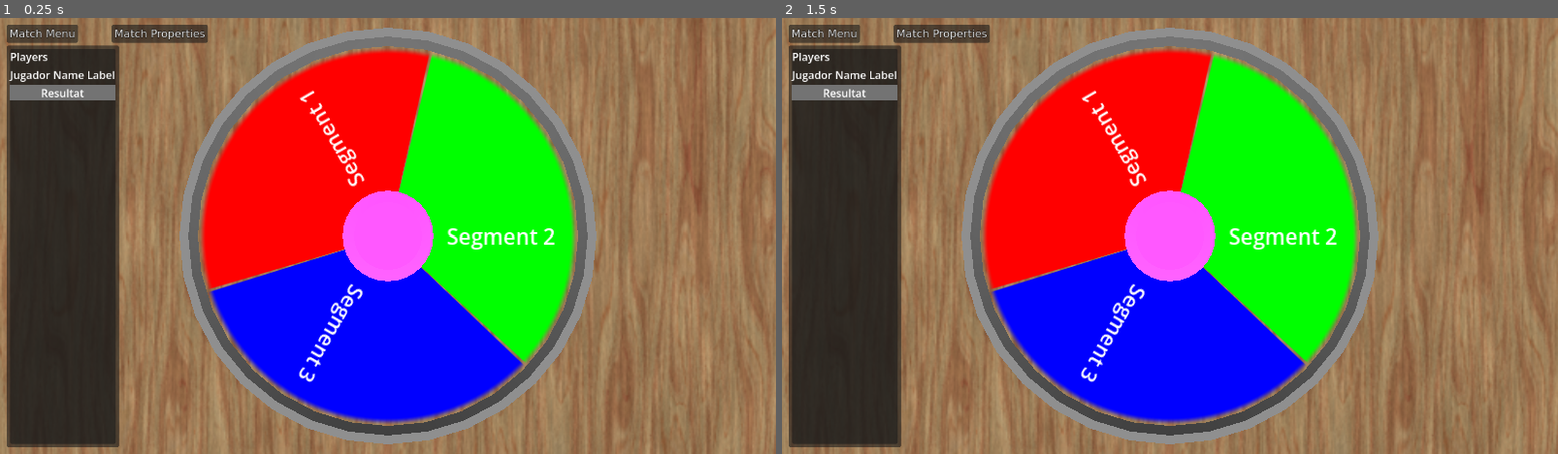
Above: before the commit, frames 1-2 (left to right).
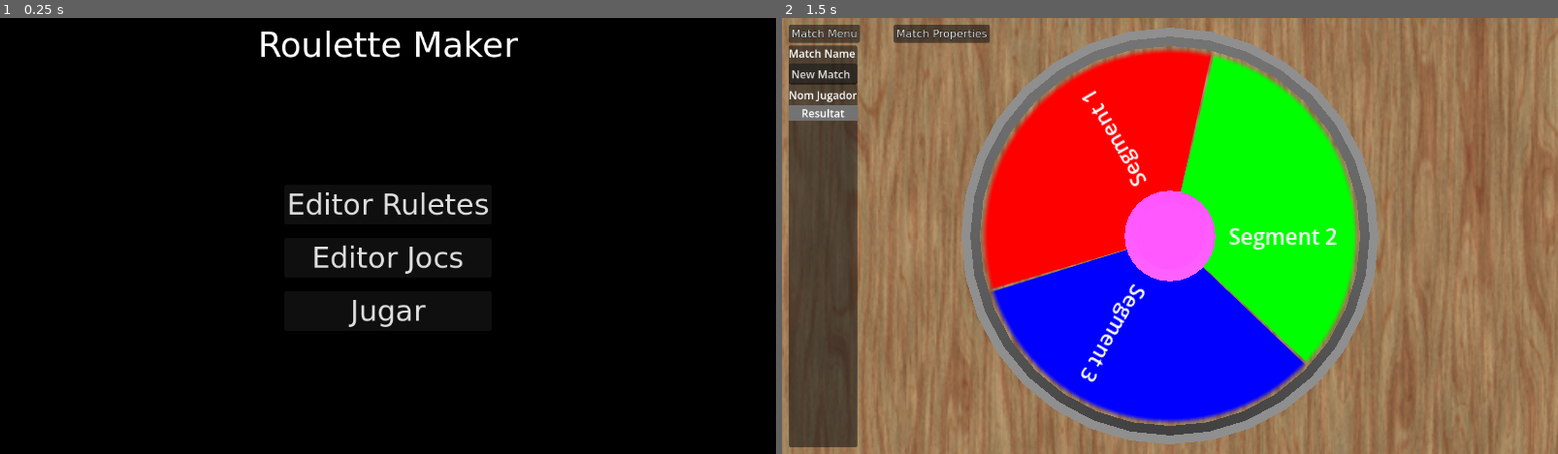
Above: after the commit, the same moments.

Repository: Zamme/vgs-custom-roulette
Game: Godot game, scene res://src/game_manager.tscn
Same seed, same stepped clock (60 frames per second), same inputs: the game is played once before the commit and once after it.
Inputs (mouse positions are in pixels of both pictures, inside the frame that each line leads up to):
- Up to frame 1 (0.25 s): no input
- Up to frame 2 (1.5 s): click (1170, 310) at 0.5 s, where only the run after the commit has a clickable "Jugar"; tap Enter at 1.25 s

The runs differ from the first frame. In frame 1, 100% of the frame differs, in the area x 0-100%, y 0-100%; in frame 2, 12%.
Error before the commit: Invalid access to property or key 'match_info' on a base object of type 'Nil'. (res://src/scripts/match_control.gd:17)

Commit message:
editors finished

Diff:
--- a/src/game_manager.tscn
+++ b/src/game_manager.tscn
@@ -5,7 +5,6 @@
 
 [node name="GameManager" type="Node" unique_id=1773128760]
 script = ExtResource("1_x17l7")
-current_init_type = 4
 
 [node name="SaveLoadManager" type="Node" parent="." unique_id=1601281165]
 script = ExtResource("2_2138g")
--- a/src/match_scene.tscn
+++ b/src/match_scene.tscn
@@ -92,10 +92,23 @@
 size_flags_horizontal = 0
 size_flags_vertical = 3
 
-[node name="PlayersMainVBoxContainer" type="VBoxContainer" parent="MatchControl/PanelContainer/MarginContainer/VBoxContainer/PanelContainer" unique_id=1786724268]
-layout_mode = 2
-
-[node name="MarginContainer" type="MarginContainer" parent="MatchControl/PanelContainer/MarginContainer/VBoxContainer/PanelContainer/PlayersMainVBoxContainer" unique_id=1526034746]
+[node name="VBoxContainer" type="VBoxContainer" parent="MatchControl/PanelContainer/MarginContainer/VBoxContainer/PanelContainer" unique_id=288010673]
+layout_mode = 2
+
+[node name="VBoxContainer" type="VBoxContainer" parent="MatchControl/PanelContainer/MarginContainer/VBoxContainer/PanelContainer/VBoxContainer" unique_id=199480221]
+layout_mode = 2
+
+[node name="Label" type="Label" parent="MatchControl/PanelContainer/MarginContainer/VBoxContainer/PanelContainer/VBoxContainer/VBoxContainer" unique_id=1389581213]
+layout_mode = 2
+text = "Match Name"
+
+[node name="MatchNameLineEdit" type="LineEdit" parent="MatchControl/PanelContainer/MarginContainer/VBoxContainer/PanelContainer/VBoxContainer/VBoxContainer" unique_id=98406326]
+layout_mode = 2
+
+[node name="PlayersMainVBoxContainer" type="VBoxContainer" parent="MatchControl/PanelContainer/MarginContainer/VBoxContainer/PanelContainer/VBoxContainer" unique_id=1786724268]
+layout_mode = 2
+
+[node name="MarginContainer" type="MarginContainer" parent="MatchControl/PanelContainer/MarginContainer/VBoxContainer/PanelContainer/VBoxContainer/PlayersMainVBoxContainer" unique_id=1526034746]
 layout_mode = 2
 size_flags_vertical = 3
 theme_override_constants/margin_left = 5
@@ -103,20 +116,20 @@
 theme_override_constants/margin_right = 5
 theme_override_constants/margin_bottom = 5
 
-[node name="PanelContainer" type="PanelContainer" parent="MatchControl/PanelContainer/MarginContainer/VBoxContainer/PanelContainer/PlayersMainVBoxContainer/MarginContainer" unique_id=508049875]
-layout_mode = 2
-
-[node name="VBoxContainer" type="VBoxContainer" parent="MatchControl/PanelContainer/MarginContainer/VBoxContainer/PanelContainer/PlayersMainVBoxContainer/MarginContainer/PanelContainer" unique_id=640674022]
-layout_mode = 2
-
-[node name="Label" type="Label" parent="MatchControl/PanelContainer/MarginContainer/VBoxContainer/PanelContainer/PlayersMainVBoxContainer/MarginContainer/PanelContainer/VBoxContainer" unique_id=1830166210]
+[node name="PanelContainer" type="PanelContainer" parent="MatchControl/PanelContainer/MarginContainer/VBoxContainer/PanelContainer/VBoxContainer/PlayersMainVBoxContainer/MarginContainer" unique_id=508049875]
+layout_mode = 2
+
+[node name="VBoxContainer" type="VBoxContainer" parent="MatchControl/PanelContainer/MarginContainer/VBoxContainer/PanelContainer/VBoxContainer/PlayersMainVBoxContainer/MarginContainer/PanelContainer" unique_id=640674022]
+layout_mode = 2
+
+[node name="Label" type="Label" parent="MatchControl/PanelContainer/MarginContainer/VBoxContainer/PanelContainer/VBoxContainer/PlayersMainVBoxContainer/MarginContainer/PanelContainer/VBoxContainer" unique_id=1830166210]
 layout_mode = 2
 text = "Players"
 
-[node name="PlayersVBoxContainer" type="VBoxContainer" parent="MatchControl/PanelContainer/MarginContainer/VBoxContainer/PanelContainer/PlayersMainVBoxContainer/MarginContainer/PanelContainer/VBoxContainer" unique_id=470865026]
-layout_mode = 2
-
-[node name="MatchPlayerVBoxContainer" parent="MatchControl/PanelContainer/MarginContainer/VBoxContainer/PanelContainer/PlayersMainVBoxContainer/MarginContainer/PanelContainer/VBoxContainer/PlayersVBoxContainer" unique_id=1736111174 instance=ExtResource("3_s4p1r")]
+[node name="PlayersVBoxContainer" type="VBoxContainer" parent="MatchControl/PanelContainer/MarginContainer/VBoxContainer/PanelContainer/VBoxContainer/PlayersMainVBoxContainer/MarginContainer/PanelContainer/VBoxContainer" unique_id=470865026]
+layout_mode = 2
+
+[node name="MatchPlayerVBoxContainer" parent="MatchControl/PanelContainer/MarginContainer/VBoxContainer/PanelContainer/VBoxContainer/PlayersMainVBoxContainer/MarginContainer/PanelContainer/VBoxContainer/PlayersVBoxContainer" unique_id=1736111174 instance=ExtResource("3_s4p1r")]
 layout_mode = 2
 
 [node name="LoadMatchFileDialog" type="FileDialog" parent="MatchControl" unique_id=725353982]
@@ -128,6 +141,35 @@
 hidden_files_toggle_enabled = false
 folder_creation_enabled = false
 overwrite_warning_enabled = false
+deleting_enabled = false
+
+[node name="LoadGameFileDialog" type="FileDialog" parent="MatchControl" unique_id=1436463160]
+title = "Open a File"
+initial_position = 1
+dialog_hide_on_ok = true
+file_mode = 0
+access = 1
+hidden_files_toggle_enabled = false
+folder_creation_enabled = false
+overwrite_warning_enabled = false
+deleting_enabled = false
+
+[node name="LoadRouletteFileDialog" type="FileDialog" parent="MatchControl" unique_id=800549289]
+title = "Open a File"
+initial_position = 1
+dialog_hide_on_ok = true
+file_mode = 0
+access = 1
+hidden_files_toggle_enabled = false
+folder_creation_enabled = false
+overwrite_warning_enabled = false
+deleting_enabled = false
+
+[node name="SaveMatchFileDialog" type="FileDialog" parent="MatchControl" unique_id=1479406040]
+initial_position = 1
+dialog_hide_on_ok = true
+access = 1
+hidden_files_toggle_enabled = false
 deleting_enabled = false
 
 [node name="Taula" type="MeshInstance3D" parent="." unique_id=952713069]
@@ -159,3 +201,9 @@
 shape = SubResource("CylinderShape3D_3ntpd")
 
 [connection signal="index_pressed" from="MatchControl/PanelContainer/MarginContainer/VBoxContainer/MatchMenu/MatchPopupMenu" to="." method="_on_match_menu_index_pressed"]
+[connection signal="index_pressed" from="MatchControl/PanelContainer/MarginContainer/VBoxContainer/MatchMenu/MatchPropertiesPopupMenu" to="." method="_on_match_properties_popup_menu_index_pressed"]
+[connection signal="editing_toggled" from="MatchControl/PanelContainer/MarginContainer/VBoxContainer/PanelContainer/VBoxContainer/VBoxContainer/MatchNameLineEdit" to="MatchControl" method="_on_match_name_line_edit_editing_toggled"]
+[connection signal="file_selected" from="MatchControl/LoadMatchFileDialog" to="." method="_on_load_match_file_dialog_file_selected"]
+[connection signal="file_selected" from="MatchControl/LoadGameFileDialog" to="." method="_on_load_game_file_dialog_file_selected"]
+[connection signal="file_selected" from="MatchControl/LoadRouletteFileDialog" to="." method="_on_load_roulette_file_dialog_file_selected"]
+[connection signal="file_selected" from="MatchControl/SaveMatchFileDialog" to="." method="_on_save_match_file_dialog_file_selected"]
--- a/src/scripts/match_info.gd
+++ b/src/scripts/classes/match_info.gd
@@ -1,5 +1,7 @@
 class_name MatchInfo
 
+
+var match_name : String
 
 var roulette_info_default: RouletteInfo = RouletteInfo.new("New Roulette", "This is a new roulette",
 	[SegmentInfo.new("Segment 1", Color.RED),
@@ -14,10 +16,12 @@
 func _init() -> void:
 	pass
 
-func create_match(_roulette_info : RouletteInfo, _game_info : GameInfo) -> void:
+func create_match(_match_name : String, _roulette_info : RouletteInfo, _game_info : GameInfo) -> void:
+	match_name = _match_name
 	roulette_info = _roulette_info
 	game_info = _game_info
 
 func create_default_match() -> void:
+	match_name = "New Match"
 	roulette_info = roulette_info_default.clone()
 	game_info = game_info_default.clone()
--- a/src/scripts/match_control.gd
+++ b/src/scripts/match_control.gd
@@ -1,21 +1,34 @@
 class_name MatchControl extends Control
 
 
-@onready var players_vbox_container = $MatchControl/PanelContainer/MarginContainer/VBoxContainer/PanelContainer/PlayersMainVBoxContainer/MarginContainer/PanelContainer/VBoxContainer/PlayersVBoxContainer
+@onready var players_vbox_container = $PanelContainer/MarginContainer/VBoxContainer/PanelContainer/VBoxContainer/PlayersMainVBoxContainer
+@onready var match_name_lineedit : LineEdit = $PanelContainer/MarginContainer/VBoxContainer/PanelContainer/VBoxContainer/VBoxContainer/MatchNameLineEdit
 
 var match_player_vbox_prefab : PackedScene = preload("res://src/ui/match_player_v_box_container.tscn")
 
 
 func _ready() -> void:
 	Globals.match_control = self
+
+func clear_players_list() -> void:
+	for _child in players_vbox_container.get_children():
+		_child.queue_free()
+
+func update_all() -> void:
+	update_match_lineedit()
 	update_players_list()
 
-func update_all() -> void:
-	update_players_list()
+func update_match_lineedit():
+	match_name_lineedit.text = Globals.match_scene.match_info.match_name
 
 func update_players_list() -> void:
+	clear_players_list()
 	var _players : Array = Globals.match_scene.match_info.game_info.g_players
 	for _player in _players:
 		var _new_mpvbox : MatchPlayerVBox = match_player_vbox_prefab.instantiate()
 		players_vbox_container.add_child(_new_mpvbox)
-		#_new_mpvbox.set_player_name_label(_player.p_name)
+		_new_mpvbox.set_player_name_label(_player.p_name)
+
+func _on_match_name_line_edit_editing_toggled(toggled_on: bool) -> void:
+	if not toggled_on:
+		Globals.match_scene.match_info.match_name = match_name_lineedit.text
--- a/src/scripts/match_scene.gd
+++ b/src/scripts/match_scene.gd
@@ -2,6 +2,9 @@
 
 
 @onready var roulette_rb : MatchRoulette = $MatchRoulette
+@onready var load_roulette_popup : FileDialog = $MatchControl/LoadRouletteFileDialog
+@onready var load_game_popup : FileDialog = $MatchControl/LoadGameFileDialog
+@onready var load_match_popup : FileDialog = $MatchControl/LoadMatchFileDialog
 
 var match_info : MatchInfo = MatchInfo.new()
 
@@ -13,10 +16,26 @@
 	Globals.match_scene = self
 	new_match()
 
+func load_game(_game_name : String) -> void:
+	match_info.game_info = Globals.save_load_manager.load_game(_game_name)
+	update_match_scene()
+
+func load_match(_match_name : String) -> void:
+	match_info = Globals.save_load_manager.load_match(_match_name)
+	update_match_scene()
+
+func load_roulette(_roulette_name : String) -> void:
+	match_info.roulette_info = Globals.save_load_manager.load_roulette(_roulette_name)
+	update_match_scene()
+
 func new_match() -> void:
 	match_info = MatchInfo.new()
 	match_info.create_default_match()
 	update_match_scene()
+
+func save_match():
+	var _saved : bool = Globals.save_load_manager.save_match(match_info)
+	print("Saved: " + str(_saved))
 
 func update_labels_container() -> void:
 	var roulette_info : RouletteInfo = match_info.roulette_info
@@ -27,8 +46,12 @@
 	labels_container_instance.generar_textos_radiales(roulette_info.r_segments, roulette_info.r_radio_dev, roulette_info.r_mida_font)
 	labels_container_instance.global_position.y = 0.2
 
+func update_match_control() -> void:
+	Globals.match_control.update_all()
+
 func update_match_scene() -> void:
 	update_roulette()
+	update_match_control()
 
 func update_roulette() -> void:
 	roulette_rb.update_roulette_object(match_info.roulette_info)
@@ -39,10 +62,41 @@
 		0:
 			new_match()
 		1:
-			pass
+			Globals.save_load_manager.check_matches_dir()
+			if load_match_popup.root_subfolder == "":
+				load_match_popup.root_subfolder = Globals.save_load_manager.MATCHES_DIRNAME
+			load_match_popup.popup_centered()
 		2:
-			pass
+			save_match()
 		3:
 			pass
 		4:
 			pass
+
+func _on_match_properties_popup_menu_index_pressed(index: int) -> void:
+	match index:
+		0:
+			Globals.save_load_manager.check_roulettes_dir()
+			if load_roulette_popup.root_subfolder == "":
+				load_roulette_popup.root_subfolder = Globals.save_load_manager.ROULETTES_DIRNAME
+			load_roulette_popup.popup_centered()
+		1:
+			Globals.save_load_manager.check_games_dir()
+			if load_game_popup.root_subfolder == "":
+				load_game_popup.root_subfolder = Globals.save_load_manager.GAMES_DIRNAME
+			load_game_popup.popup_centered()
+
+func _on_load_roulette_file_dialog_file_selected(path: String) -> void:
+	var _roulette_name : String = path.get_basename().get_file()
+	load_roulette(_roulette_name)
+
+func _on_load_game_file_dialog_file_selected(path: String) -> void:
+	var _game_name : String = path.get_basename().get_file()
+	load_game(_game_name)
+
+func _on_load_match_file_dialog_file_selected(path: String) -> void:
+	var _match_name : String = path.get_basename().get_file()
+	load_match(_match_name)
+
+func _on_save_match_file_dialog_file_selected(path: String) -> void:
+	pass # Replace with function body.
--- a/src/scripts/save_load_manager.gd
+++ b/src/scripts/save_load_manager.gd
@@ -5,6 +5,9 @@
 const ROULETTES_FILES_EXT = ".rul"
 const GAMES_DIRNAME = "games"
 const GAMES_FILES_EXT = ".gam"
+const MATCHES_DIRNAME = "matches"
+const MATCHES_FILES_EXT = ".mat"
+
 
 func _ready() -> void:
 	Globals.save_load_manager = self
@@ -19,6 +22,16 @@
 		else:
 			print("Rouletes dir created succesfully.")
 
+func check_matches_dir():
+	var dir_path : String = USER_PREFIX + MATCHES_DIRNAME
+	if not DirAccess.dir_exists_absolute(dir_path):
+		print("Matches dir not found. Creating...")
+		var _error : Error = DirAccess.make_dir_absolute(dir_path)
+		if _error:
+			print("Error: ", _error)
+		else:
+			print("Matches dir created succesfully.")
+
 func check_games_dir():
 	var dir_path : String = USER_PREFIX + GAMES_DIRNAME
 	if not DirAccess.dir_exists_absolute(dir_path):
@@ -32,6 +45,10 @@
 func exists_roulette_file(_roulette_name : String) -> bool:
 	var _roulette_filepath : String = USER_PREFIX + ROULETTES_DIRNAME.path_join(_roulette_name) + ROULETTES_FILES_EXT
 	return FileAccess.file_exists(_roulette_filepath)
+
+func exists_match_file(_match_name : String) -> bool:
+	var _match_filepath : String = USER_PREFIX + MATCHES_DIRNAME.path_join(_match_name) + MATCHES_FILES_EXT
+	return FileAccess.file_exists(_match_filepath)
 
 func exists_game_file(_game_name : String) -> bool:
 	var _game_filepath : String = USER_PREFIX + GAMES_DIRNAME.path_join(_game_name) + GAMES_FILES_EXT
@@ -52,6 +69,22 @@
 											_game_file.get_value("General", "Description", "Un Joc"),
 											_players)
 	return _game_info
+
+func load_match(_match_name : String):
+	var _match_file : ConfigFile = ConfigFile.new()
+	var _match_filepath : String = USER_PREFIX + MATCHES_DIRNAME.path_join(_match_name) + MATCHES_FILES_EXT
+	check_matches_dir()
+	_match_file.load(_match_filepath)
+
+	var _match_info : MatchInfo = MatchInfo.new()
+	var _roulette_info : RouletteInfo = RouletteInfo.new()
+	_roulette_info = load_roulette(_match_file.get_value("General", "Roulette", null))
+	var _game_info : GameInfo = GameInfo.new()
+	_game_info = load_game(_match_file.get_value("General", "Game", null))
+	_match_info.create_match(_match_file.get_value("General", "Name", "NULL"),
+								_roulette_info,
+											_game_info)
+	return _match_info
 
 func load_roulette(_roulette_name : String):
 	var _roulette_file : ConfigFile = ConfigFile.new()
@@ -86,6 +119,20 @@
 	_saved = _error == OK
 	return _saved
 
+func save_match(_match_info : MatchInfo) -> bool:
+	var _saved : bool
+	var _match_file : ConfigFile = ConfigFile.new()
+
+	_match_file.set_value("General", "Name", _match_info.match_name)
+	_match_file.set_value("General", "Roulette", _match_info.roulette_info.r_name)
+	_match_file.set_value("General", "Game", _match_info.game_info.g_name)
+
+	var _match_filepath : String = USER_PREFIX + MATCHES_DIRNAME.path_join(_match_info.match_name) + MATCHES_FILES_EXT
+	check_matches_dir()
+	var _error : Error = _match_file.save(_match_filepath)
+	_saved = _error == OK
+	return _saved
+
 func save_roulette(_roulette_info : RouletteInfo) -> bool:
 	var _saved : bool
 	var _roulete_file : ConfigFile = ConfigFile.new()
Renamed: src/scripts/match_info.gd.uid -> src/scripts/classes/match_info.gd.uid
